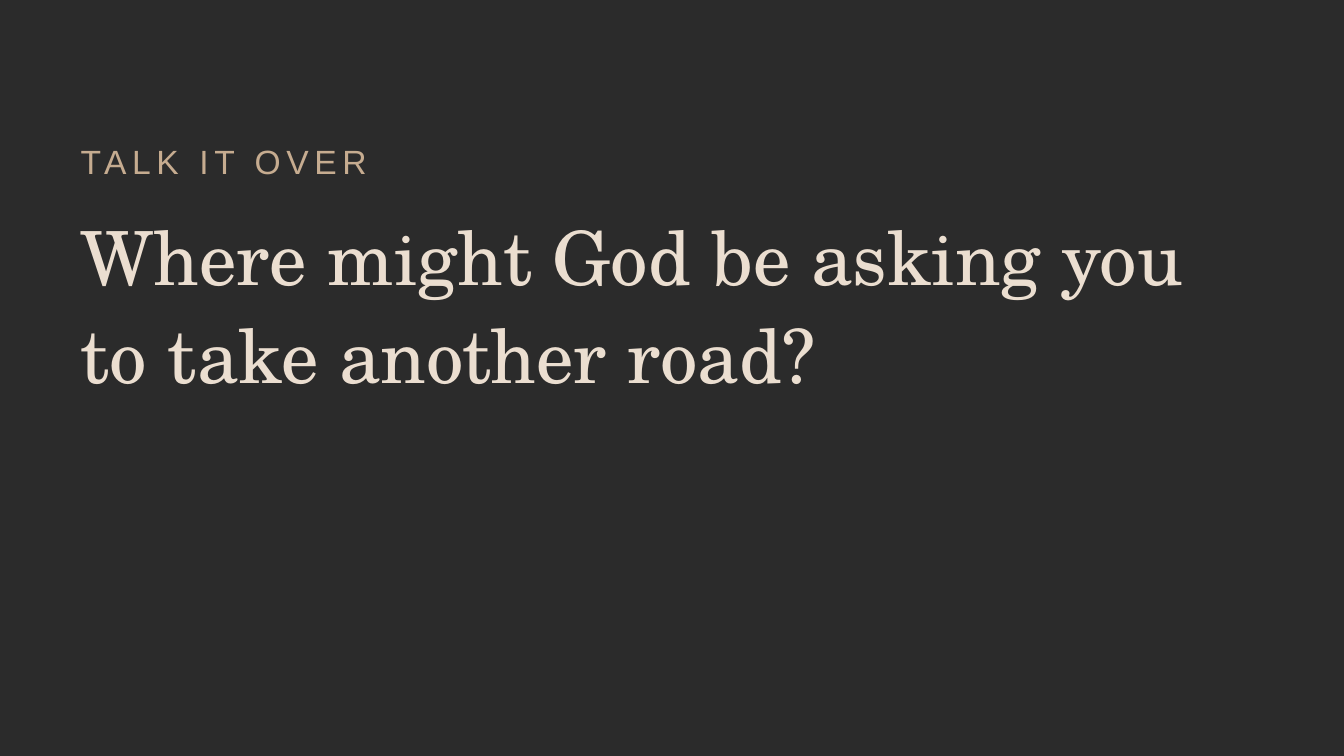
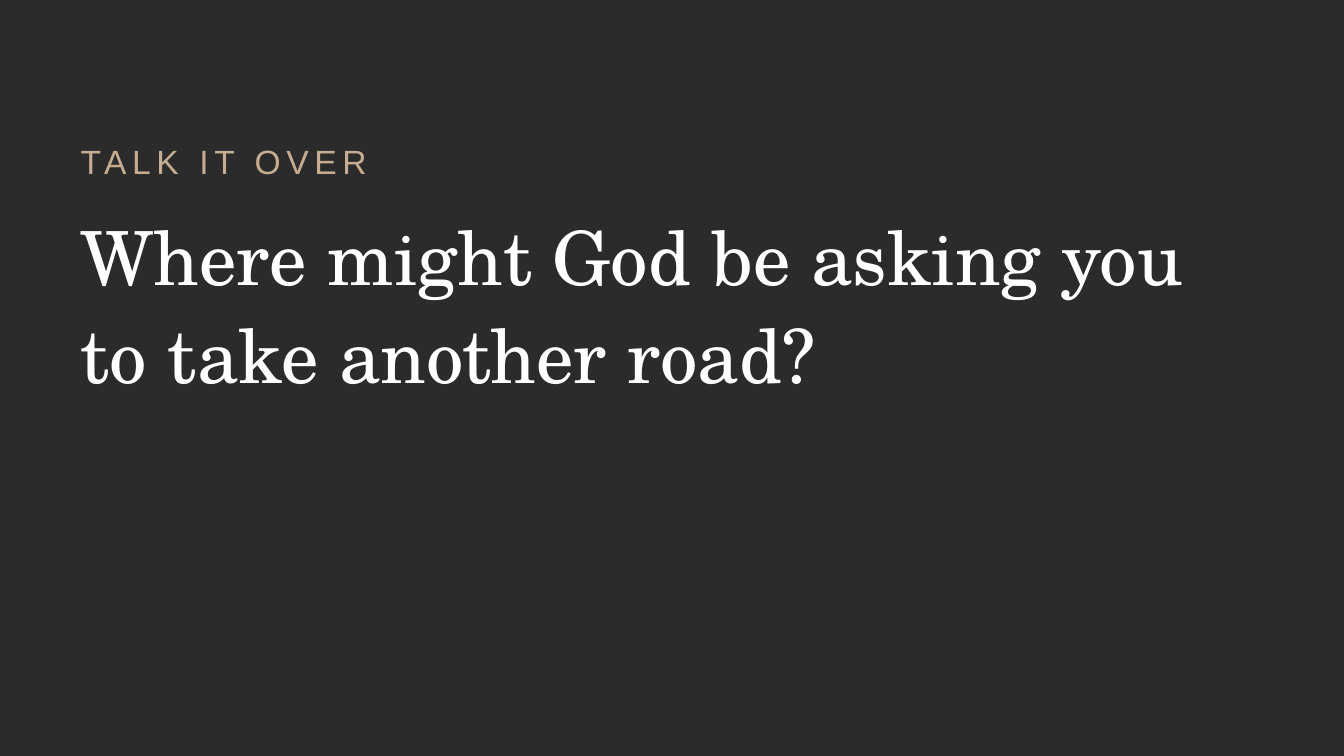
Before and after one commit to purposepress/Trail_NT, a slide deck: slide 8 of slide-templates/The Trail Slide Templates.pptx. Drawn at 1344x756 pixels with LibreOffice and Linux fonts; fonts in the diff are those of the drawing; background and template pictures are left out; a plain dark background stands for a picture behind light text. Boxes give left, top, right and bottom in pixels: in the first picture for what was removed or moved away, otherwise in the second. Text is boxed around its words. In the diff, an @@ line names an element or a change of style, - is before the commit and + after.

```diff
--- a/slide-templates/The Trail Slide Templates.pptx
+++ b/slide-templates/The Trail Slide Templates.pptx
@@ text "Where might God be asking ..." at [81,230,1182,384]: text colour #EBDED0 to #FFFFFF @@
```
Also in this commit, not shown: 2 other slides changed, 3 other files.
